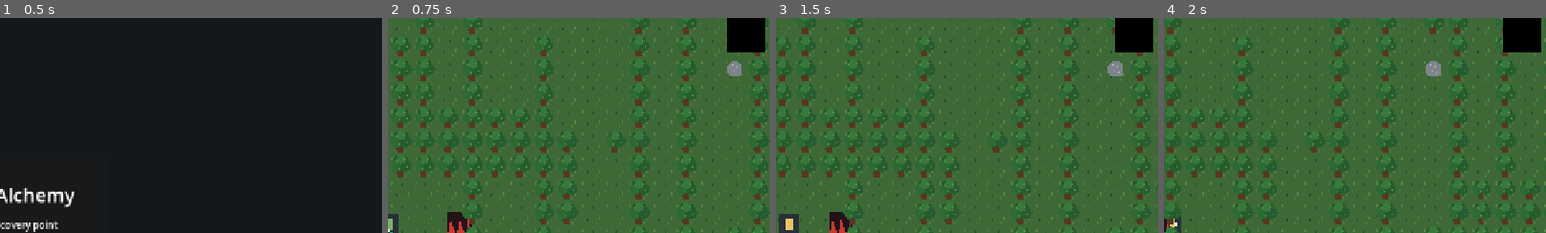
Above: before the commit, frames 1-4 (left to right).
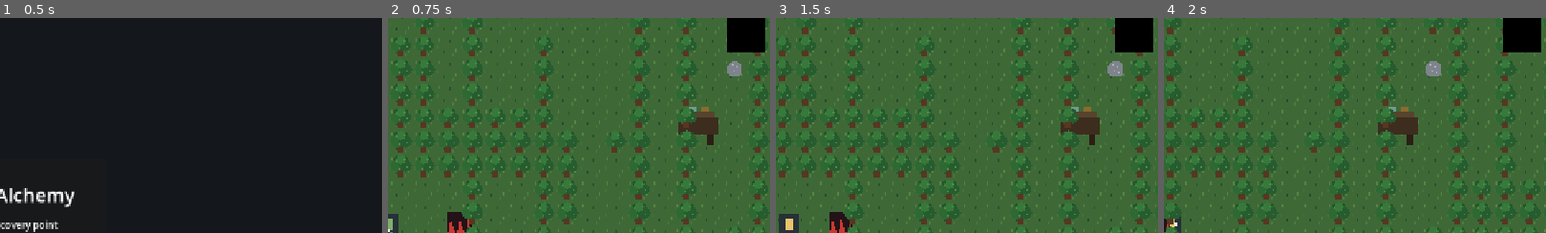
Above: after the commit, the same moments.

Repository: Maddiplomat/Project-alchemy
Game: Godot game, scene res://scenes/MainMenu.tscn
The game is run twice, just before and just after one commit, with the same random seed, the same clock (stepped at 60 frames per second) and the same inputs.
Inputs (mouse positions are % of the whole screen's width and height, from its top left):
- Up to frame 1 (0.5 s): no input
- Up to frame 2 (0.75 s): click "Start Run" at 0.5 s
- Up to frame 3 (1.5 s): tap Enter at 1.25 s; move the mouse to (72, 45) at 1.27 s; hold D (move_right) from 1.28 s (still down); hold E (interact) from 1.28 s (still down); click (72, 45) at 1.42 s
- Up to frame 4 (2 s): keep holding D (move_right); keep holding E (interact)
The pictures show only the part of the screen within x 50-100%, y 2-52%; the shares and areas given below are measured in that part.

Frame 1 is identical in both runs. In frame 2, 0.9% of the frame differs, in the area x 76-87%, y 41-60%; in frame 3, 0.9%; in frame 4, 0.9%.

Commit message:
Add chem bench prototype shell

Diff:
--- /dev/null
+++ b/scenes/ChemBench.tscn
@@ -0,0 +1,32 @@
+[gd_scene load_steps=4 format=4]
+
+[ext_resource type="Script" path="res://scripts/ChemBench.gd" id="1_chem1"]
+
+[sub_resource type="RectangleShape2D" id="RectangleShape2D_solid"]
+size = Vector2(24, 20)
+
+[sub_resource type="RectangleShape2D" id="RectangleShape2D_interaction"]
+size = Vector2(56, 56)
+
+[node name="ChemBench" type="StaticBody2D"]
+script = ExtResource("1_chem1")
+
+[node name="Sprite2D" type="Sprite2D" parent="."]
+texture_filter = 1
+
+[node name="CollisionShape2D" type="CollisionShape2D" parent="."]
+shape = SubResource("RectangleShape2D_solid")
+
+[node name="InteractionArea" type="Area2D" parent="."]
+
+[node name="CollisionShape2D" type="CollisionShape2D" parent="InteractionArea"]
+shape = SubResource("RectangleShape2D_interaction")
+
+[node name="PromptLabel" type="Label" parent="."]
+visible = false
+offset_left = -90.0
+offset_top = -46.0
+offset_right = 90.0
+offset_bottom = -8.0
+text = "Press E to use ChemBench"
+horizontal_alignment = 1
--- /dev/null
+++ b/scenes/UI/ChemBenchUI.tscn
@@ -0,0 +1,290 @@
+[gd_scene load_steps=2 format=3]
+
+[ext_resource type="Script" path="res://scripts/ChemBenchUI.gd" id="1_cbui1"]
+
+[node name="ChemBenchUI" type="CanvasLayer"]
+layer = 11
+script = ExtResource("1_cbui1")
+
+[node name="Root" type="Control" parent="."]
+visible = false
+layout_mode = 3
+anchors_preset = 15
+anchor_right = 1.0
+anchor_bottom = 1.0
+grow_horizontal = 2
+grow_vertical = 2
+mouse_filter = 2
+
+[node name="Backdrop" type="ColorRect" parent="Root"]
+layout_mode = 1
+anchors_preset = 15
+anchor_right = 1.0
+anchor_bottom = 1.0
+grow_horizontal = 2
+grow_vertical = 2
+mouse_filter = 2
+color = Color(0, 0, 0, 0.36)
+
+[node name="PanelContainer" type="PanelContainer" parent="Root"]
+custom_minimum_size = Vector2(920, 336)
+layout_mode = 1
+anchors_preset = 8
+anchor_left = 0.5
+anchor_top = 0.5
+anchor_right = 0.5
+anchor_bottom = 0.5
+offset_left = -460.0
+offset_top = -168.0
+offset_right = 460.0
+offset_bottom = 168.0
+grow_horizontal = 2
+grow_vertical = 2
+
+[node name="MarginContainer" type="MarginContainer" parent="Root/PanelContainer"]
+layout_mode = 2
+theme_override_constants/margin_left = 18
+theme_override_constants/margin_top = 18
+theme_override_constants/margin_right = 18
+theme_override_constants/margin_bottom = 18
+
+[node name="VBoxContainer" type="VBoxContainer" parent="Root/PanelContainer/MarginContainer"]
+layout_mode = 2
+theme_override_constants/separation = 14
+
+[node name="HeaderRow" type="HBoxContainer" parent="Root/PanelContainer/MarginContainer/VBoxContainer"]
+layout_mode = 2
+theme_override_constants/separation = 8
+
+[node name="TitleLabel" type="Label" parent="Root/PanelContainer/MarginContainer/VBoxContainer/HeaderRow"]
+layout_mode = 2
+theme_override_font_sizes/font_size = 22
+text = "ChemBench Prototype4"
+
+[node name="Spacer" type="Control" parent="Root/PanelContainer/MarginContainer/VBoxContainer/HeaderRow"]
+layout_mode = 2
+size_flags_horizontal = 3
+
+[node name="StatusLabel" type="Label" parent="Root/PanelContainer/MarginContainer/VBoxContainer/HeaderRow"]
+layout_mode = 2
+text = "Prototype4 Shell"
+
+[node name="SummaryLabel" type="Label" parent="Root/PanelContainer/MarginContainer/VBoxContainer"]
+layout_mode = 2
+text = "A darker bench for controlled reagent work. Prototype4 only exposes the Rust Bolt line; later channels remain mechanically locked."
+autowrap_mode = 3
+
+[node name="RecipePlate" type="PanelContainer" parent="Root/PanelContainer/MarginContainer/VBoxContainer"]
+layout_mode = 2
+
+[node name="RecipeLabel" type="Label" parent="Root/PanelContainer/MarginContainer/VBoxContainer/RecipePlate"]
+layout_mode = 2
+text = "ACTIVE RECIPE: Rust Bolt"
+horizontal_alignment = 1
+
+[node name="HSeparator" type="HSeparator" parent="Root/PanelContainer/MarginContainer/VBoxContainer"]
+layout_mode = 2
+
+[node name="InstrumentRow" type="HBoxContainer" parent="Root/PanelContainer/MarginContainer/VBoxContainer"]
+layout_mode = 2
+size_flags_vertical = 3
+theme_override_constants/separation = 14
+
+[node name="InputVialA" type="PanelContainer" parent="Root/PanelContainer/MarginContainer/VBoxContainer/InstrumentRow"]
+custom_minimum_size = Vector2(150, 180)
+layout_mode = 2
+size_flags_vertical = 3
+
+[node name="MarginContainer" type="MarginContainer" parent="Root/PanelContainer/MarginContainer/VBoxContainer/InstrumentRow/InputVialA"]
+layout_mode = 2
+theme_override_constants/margin_left = 10
+theme_override_constants/margin_top = 10
+theme_override_constants/margin_right = 10
+theme_override_constants/margin_bottom = 10
+
+[node name="VBoxContainer" type="VBoxContainer" parent="Root/PanelContainer/MarginContainer/VBoxContainer/InstrumentRow/InputVialA/MarginContainer"]
+layout_mode = 2
+theme_override_constants/separation = 8
+
+[node name="SlotTitleLabel" type="Label" parent="Root/PanelContainer/MarginContainer/VBoxContainer/InstrumentRow/InputVialA/MarginContainer/VBoxContainer"]
+layout_mode = 2
+theme_override_font_sizes/font_size = 13
+text = "INPUT VIAL A"
+horizontal_alignment = 1
+
+[node name="VialVisual" type="Panel" parent="Root/PanelContainer/MarginContainer/VBoxContainer/InstrumentRow/InputVialA/MarginContainer/VBoxContainer"]
+custom_minimum_size = Vector2(0, 108)
+layout_mode = 2
+
+[node name="ItemNameLabel" type="Label" parent="Root/PanelContainer/MarginContainer/VBoxContainer/InstrumentRow/InputVialA/MarginContainer/VBoxContainer"]
+layout_mode = 2
+text = "Iron filings"
+horizontal_alignment = 1
+
+[node name="InputVialB" type="PanelContainer" parent="Root/PanelContainer/MarginContainer/VBoxContainer/InstrumentRow"]
+custom_minimum_size = Vector2(150, 180)
+layout_mode = 2
+size_flags_vertical = 3
+
+[node name="MarginContainer" type="MarginContainer" parent="Root/PanelContainer/MarginContainer/VBoxContainer/InstrumentRow/InputVialB"]
+layout_mode = 2
+theme_override_constants/margin_left = 10
+theme_override_constants/margin_top = 10
+theme_override_constants/margin_right = 10
+theme_override_constants/margin_bottom = 10
+
+[node name="VBoxContainer" type="VBoxContainer" parent="Root/PanelContainer/MarginContainer/VBoxContainer/InstrumentRow/InputVialB/MarginContainer"]
+layout_mode = 2
+theme_override_constants/separation = 8
+
+[node name="SlotTitleLabel" type="Label" parent="Root/PanelContainer/MarginContainer/VBoxContainer/InstrumentRow/InputVialB/MarginContainer/VBoxContainer"]
+layout_mode = 2
+theme_override_font_sizes/font_size = 13
+text = "INPUT VIAL B"
+horizontal_alignment = 1
+
+[node name="VialVisual" type="Panel" parent="Root/PanelContainer/MarginContainer/VBoxContainer/InstrumentRow/InputVialB/MarginContainer/VBoxContainer"]
+custom_minimum_size = Vector2(0, 108)
+layout_mode = 2
+
+[node name="ItemNameLabel" type="Label" parent="Root/PanelContainer/MarginContainer/VBoxContainer/InstrumentRow/InputVialB/MarginContainer/VBoxContainer"]
+layout_mode = 2
+text = "Oxide wash"
+horizontal_alignment = 1
+
+[node name="ControlColumn" type="PanelContainer" parent="Root/PanelContainer/MarginContainer/VBoxContainer/InstrumentRow"]
+custom_minimum_size = Vector2(250, 180)
+layout_mode = 2
+size_flags_horizontal = 3
+size_flags_vertical = 3
+
+[node name="MarginContainer" type="MarginContainer" parent="Root/PanelContainer/MarginContainer/VBoxContainer/InstrumentRow/ControlColumn"]
+layout_mode = 2
+theme_override_constants/margin_left = 12
+theme_override_constants/margin_top = 12
+theme_override_constants/margin_right = 12
+theme_override_constants/margin_bottom = 12
+
+[node name="VBoxContainer" type="VBoxContainer" parent="Root/PanelContainer/MarginContainer/VBoxContainer/InstrumentRow/ControlColumn/MarginContainer"]
+layout_mode = 2
+size_flags_vertical = 3
+theme_override_constants/separation = 10
+
+[node name="ActionLabel" type="Label" parent="Root/PanelContainer/MarginContainer/VBoxContainer/InstrumentRow/ControlColumn/MarginContainer/VBoxContainer"]
+layout_mode = 2
+theme_override_font_sizes/font_size = 14
+text = "RATIO CONTROL"
+horizontal_alignment = 1
+
+[node name="RatioSlider" type="HSlider" parent="Root/PanelContainer/MarginContainer/VBoxContainer/InstrumentRow/ControlColumn/MarginContainer/VBoxContainer"]
+layout_mode = 2
+min_value = 1.0
+max_value = 5.0
+step = 1.0
+value = 2.0
+
+[node name="RatioValueLabel" type="Label" parent="Root/PanelContainer/MarginContainer/VBoxContainer/InstrumentRow/ControlColumn/MarginContainer/VBoxContainer"]
+layout_mode = 2
+text = "Reagent Ratio: 2 / 5"
+horizontal_alignment = 1
+
+[node name="SpacerTop" type="Control" parent="Root/PanelContainer/MarginContainer/VBoxContainer/InstrumentRow/ControlColumn/MarginContainer/VBoxContainer"]
+layout_mode = 2
+size_flags_vertical = 3
+
+[node name="ReactButton" type="Button" parent="Root/PanelContainer/MarginContainer/VBoxContainer/InstrumentRow/ControlColumn/MarginContainer/VBoxContainer"]
+custom_minimum_size = Vector2(0, 40)
+layout_mode = 2
+text = "React"
+
+[node name="ActionHintLabel" type="Label" parent="Root/PanelContainer/MarginContainer/VBoxContainer/InstrumentRow/ControlColumn/MarginContainer/VBoxContainer"]
+layout_mode = 2
+text = "Prototype4 shell only. Rust Bolt is the only live channel."
+horizontal_alignment = 1
+autowrap_mode = 3
+
+[node name="OutputFlask" type="PanelContainer" parent="Root/PanelContainer/MarginContainer/VBoxContainer/InstrumentRow"]
+custom_minimum_size = Vector2(150, 180)
+layout_mode = 2
+size_flags_vertical = 3
+
+[node name="MarginContainer" type="MarginContainer" parent="Root/PanelContainer/MarginContainer/VBoxContainer/InstrumentRow/OutputFlask"]
+layout_mode = 2
+theme_override_constants/margin_left = 10
+theme_override_constants/margin_top = 10
+theme_override_constants/margin_right = 10
+theme_override_constants/margin_bottom = 10
+
+[node name="VBoxContainer" type="VBoxContainer" parent="Root/PanelContainer/MarginContainer/VBoxContainer/InstrumentRow/OutputFlask/MarginContainer"]
+layout_mode = 2
+theme_override_constants/separation = 8
+
+[node name="SlotTitleLabel" type="Label" parent="Root/PanelContainer/MarginContainer/VBoxContainer/InstrumentRow/OutputFlask/MarginContainer/VBoxContainer"]
+layout_mode = 2
+theme_override_font_sizes/font_size = 13
+text = "OUTPUT FLASK"
+horizontal_alignment = 1
+
+[node name="FlaskVisual" type="Panel" parent="Root/PanelContainer/MarginContainer/VBoxContainer/InstrumentRow/OutputFlask/MarginContainer/VBoxContainer"]
+custom_minimum_size = Vector2(0, 108)
+layout_mode = 2
+
+[node name="ItemNameLabel" type="Label" parent="Root/PanelContainer/MarginContainer/VBoxContainer/InstrumentRow/OutputFlask/MarginContainer/VBoxContainer"]
+layout_mode = 2
+text = "Rust Bolt"
+horizontal_alignment = 1
+
+[node name="LockedRack" type="PanelContainer" parent="Root/PanelContainer/MarginContainer/VBoxContainer/InstrumentRow"]
+custom_minimum_size = Vector2(170, 180)
+layout_mode = 2
+size_flags_vertical = 3
+
+[node name="MarginContainer" type="MarginContainer" parent="Root/PanelContainer/MarginContainer/VBoxContainer/InstrumentRow/LockedRack"]
+layout_mode = 2
+theme_override_constants/margin_left = 10
+theme_override_constants/margin_top = 10
+theme_override_constants/margin_right = 10
+theme_override_constants/margin_bottom = 10
+
+[node name="VBoxContainer" type="VBoxContainer" parent="Root/PanelContainer/MarginContainer/VBoxContainer/InstrumentRow/LockedRack/MarginContainer"]
+layout_mode = 2
+theme_override_constants/separation = 8
+
+[node name="SlotTitleLabel" type="Label" parent="Root/PanelContainer/MarginContainer/VBoxContainer/InstrumentRow/LockedRack/MarginContainer/VBoxContainer"]
+layout_mode = 2
+theme_override_font_sizes/font_size = 13
+text = "PROTOTYPE5 CHANNELS"
+horizontal_alignment = 1
+
+[node name="LockedSlotA" type="PanelContainer" parent="Root/PanelContainer/MarginContainer/VBoxContainer/InstrumentRow/LockedRack/MarginContainer/VBoxContainer"]
+custom_minimum_size = Vector2(0, 48)
+layout_mode = 2
+
+[node name="LockLabel" type="Label" parent="Root/PanelContainer/MarginContainer/VBoxContainer/InstrumentRow/LockedRack/MarginContainer/VBoxContainer/LockedSlotA"]
+layout_mode = 2
+text = "LOCK  Catalyst vial"
+horizontal_alignment = 1
+vertical_alignment = 1
+
+[node name="LockedSlotB" type="PanelContainer" parent="Root/PanelContainer/MarginContainer/VBoxContainer/InstrumentRow/LockedRack/MarginContainer/VBoxContainer"]
+custom_minimum_size = Vector2(0, 48)
+layout_mode = 2
+
+[node name="LockLabel" type="Label" parent="Root/PanelContainer/MarginContainer/VBoxContainer/InstrumentRow/LockedRack/MarginContainer/VBoxContainer/LockedSlotB"]
+layout_mode = 2
+text = "LOCK  Auxiliary flask"
+horizontal_alignment = 1
+vertical_alignment = 1
+
+[node name="FooterRow" type="HBoxContainer" parent="Root/PanelContainer/MarginContainer/VBoxContainer"]
+layout_mode = 2
+theme_override_constants/separation = 10
+
+[node name="FooterLabel" type="Label" parent="Root/PanelContainer/MarginContainer/VBoxContainer/FooterRow"]
+layout_mode = 2
+size_flags_horizontal = 3
+text = "Other recipe channels remain locked until Prototype5."
+
+[node name="CloseButton" type="Button" parent="Root/PanelContainer/MarginContainer/VBoxContainer/FooterRow"]
+layout_mode = 2
+text = "Close"
--- a/scenes/World.tscn
+++ b/scenes/World.tscn
@@ -8,6 +8,7 @@
 [ext_resource type="PackedScene" path="res://scenes/TestHazard.tscn" id="6_30o7v"]
 [ext_resource type="PackedScene" path="res://scenes/Furnace.tscn" id="7_ot3xq"]
 [ext_resource type="PackedScene" path="res://scenes/CharcoalPileProp.tscn" id="8_cp1v9"]
+[ext_resource type="PackedScene" path="res://scenes/ChemBench.tscn" id="9_cbnch"]
 
 [node name="World" type="Node2D" unique_id=1488050509]
 script = ExtResource("2_nvi4h")
@@ -43,6 +44,9 @@
 [node name="CharcoalPileProp" parent="." instance=ExtResource("8_cp1v9")]
 position = Vector2(490, 518)
 
+[node name="ChemBench" parent="." instance=ExtResource("9_cbnch")]
+position = Vector2(720, 448)
+
 [node name="HUD" parent="." unique_id=1866474338 instance=ExtResource("4_hud")]
 
 [node name="InventoryGrid" parent="." unique_id=771886120 instance=ExtResource("5_1lgw5")]
--- /dev/null
+++ b/scenes/dev/ChemBenchInteractionRangeTest.tscn
@@ -0,0 +1,6 @@
+[gd_scene load_steps=2 format=3]
+
+[ext_resource type="Script" path="res://scripts/dev/ChemBenchInteractionRangeTest.gd" id="1_cbtest"]
+
+[node name="ChemBenchInteractionRangeTest" type="Node2D"]
+script = ExtResource("1_cbtest")
--- /dev/null
+++ b/scripts/ChemBench.gd
@@ -0,0 +1,159 @@
+extends StaticBody2D
+
+const CHEM_BENCH_UI_SCENE := preload("res://scenes/UI/ChemBenchUI.tscn")
+
+signal player_entered_range
+signal player_exited_range
+signal interaction_started
+signal interaction_ended
+
+@onready var sprite: Sprite2D = $Sprite2D
+@onready var interaction_area: Area2D = $InteractionArea
+@onready var prompt_label: Label = $PromptLabel
+
+var _player_in_range := false
+var _is_interacting := false
+var _interact_locked_until_release := false
+var _player: Node = null
+var _chem_bench_ui
+
+
+func _ready() -> void:
+	sprite.texture = _build_placeholder_texture()
+	_apply_visual_identity()
+	call_deferred("_ensure_ui")
+	interaction_area.body_entered.connect(_on_body_entered)
+	interaction_area.body_exited.connect(_on_body_exited)
+	_hide_prompt()
+
+
+func _process(_delta: float) -> void:
+	if _interact_locked_until_release:
+		if not Input.is_action_pressed("interact"):
+			_interact_locked_until_release = false
+		return
+
+	if _player_in_range and not _is_interacting and Input.is_action_just_pressed("interact"):
+		_start_interaction()
+
+
+func open_ui() -> void:
+	_is_interacting = true
+	_interact_locked_until_release = true
+	_show_prompt(false)
+	if is_instance_valid(_player) and _player.has_method("pause_input"):
+		_player.pause_input()
+	_ensure_ui()
+	if _chem_bench_ui != null:
+		if _chem_bench_ui.has_method("bind_chem_bench"):
+			_chem_bench_ui.bind_chem_bench(self)
+		_chem_bench_ui.open_ui()
+	interaction_started.emit()
+
+
+func close_ui() -> void:
+	if not _is_interacting:
+		return
+
+	_is_interacting = false
+	_interact_locked_until_release = true
+	_show_prompt(_player_in_range)
+	if _chem_bench_ui != null:
+		_chem_bench_ui.close_ui()
+	if is_instance_valid(_player) and _player.has_method("resume_input"):
+		_player.resume_input()
+	interaction_ended.emit()
+
+
+func get_active_recipe() -> Dictionary:
+	return {
+		&"recipe_id": &"rust_bolt",
+		&"display_name": "Rust Bolt",
+		&"summary": "Oxidized iron shavings compacted into a sacrificial fastener.",
+	}
+
+
+func _start_interaction() -> void:
+	open_ui()
+
+
+func _on_body_entered(body: Node) -> void:
+	if body.name == "Player" and body is CharacterBody2D:
+		_player = body
+		_player_in_range = true
+		if not _is_interacting:
+			_show_prompt(true)
+		player_entered_range.emit()
+
+
+func _on_body_exited(body: Node) -> void:
+	if body.name == "Player":
+		if body == _player:
+			_player = null
+		_player_in_range = false
+		_hide_prompt()
+		player_exited_range.emit()
+
+
+func _show_prompt(should_show: bool) -> void:
+	if prompt_label != null:
+		prompt_label.visible = should_show
+
+
+func _hide_prompt() -> void:
+	if prompt_label != null:
+		prompt_label.visible = false
+
+
+func _ensure_ui() -> void:
+	if _chem_bench_ui != null:
+		return
+
+	var current_scene := get_tree().current_scene
+	if current_scene == null:
+		return
+
+	var ui_parent := current_scene.find_child("HUD", true, false)
+	if ui_parent == null:
+		ui_parent = current_scene
+
+	_chem_bench_ui = CHEM_BENCH_UI_SCENE.instantiate()
+	ui_parent.add_child(_chem_bench_ui)
+	_chem_bench_ui.ui_closed.connect(_on_ui_closed)
+	if _chem_bench_ui.has_method("bind_chem_bench"):
+		_chem_bench_ui.bind_chem_bench(self)
+
+
+func _on_ui_closed() -> void:
+	close_ui()
+
+
+func _apply_visual_identity() -> void:
+	sprite.offset = Vector2(0.0, -4.0)
+
+
+func _build_placeholder_texture() -> Texture2D:
+	var image := Image.create(32, 32, false, Image.FORMAT_RGBA8)
+	image.fill(Color(0, 0, 0, 0))
+
+	for y in range(12, 24):
+		for x in range(3, 29):
+			image.set_pixel(x, y, Color(0.24, 0.18, 0.12, 1.0))
+
+	for y in range(8, 13):
+		for x in range(5, 27):
+			image.set_pixel(x, y, Color(0.34, 0.27, 0.18, 1.0))
+
+	for y in range(5, 8):
+		for x in range(10, 15):
+			image.set_pixel(x, y, Color(0.45, 0.62, 0.58, 0.95))
+		for x in range(18, 23):
+			image.set_pixel(x, y, Color(0.56, 0.42, 0.18, 0.95))
+
+	for y in range(24, 31):
+		for x in range(6, 10):
+			image.set_pixel(x, y, Color(0.18, 0.12, 0.08, 1.0))
+		for x in range(22, 26):
+			image.set_pixel(x, y, Color(0.18, 0.12, 0.08, 1.0))
+
+	return ImageTexture.create_from_image(image)
--- /dev/null
+++ b/scripts/ChemBenchUI.gd
@@ -0,0 +1,106 @@
+extends CanvasLayer
+
+signal ui_closed
+
+@onready var root: Control = $Root
+@onready var backdrop: ColorRect = $Root/Backdrop
+@onready var panel: PanelContainer = $Root/PanelContainer
+@onready var title_label: Label = $Root/PanelContainer/MarginContainer/VBoxContainer/HeaderRow/TitleLabel
+@onready var summary_label: Label = $Root/PanelContainer/MarginContainer/VBoxContainer/SummaryLabel
+@onready var recipe_label: Label = $Root/PanelContainer/MarginContainer/VBoxContainer/RecipePlate/RecipeLabel
+@onready var ratio_slider: HSlider = $Root/PanelContainer/MarginContainer/VBoxContainer/InstrumentRow/ControlColumn/MarginContainer/VBoxContainer/RatioSlider
+@onready var ratio_value_label: Label = $Root/PanelContainer/MarginContainer/VBoxContainer/InstrumentRow/ControlColumn/MarginContainer/VBoxContainer/RatioValueLabel
+@onready var react_button: Button = $Root/PanelContainer/MarginContainer/VBoxContainer/InstrumentRow/ControlColumn/MarginContainer/VBoxContainer/ReactButton
+@onready var close_button: Button = $Root/PanelContainer/MarginContainer/VBoxContainer/FooterRow/CloseButton
+
+var _chem_bench: Node = null
+
+
+func _ready() -> void:
+	visible = false
+	root.visible = false
+	_apply_theme()
+	_update_ratio_label(ratio_slider.value)
+	ratio_slider.value_changed.connect(_on_ratio_slider_changed)
+	react_button.pressed.connect(_on_react_button_pressed)
+	close_button.pressed.connect(_on_close_button_pressed)
+
+
+func _unhandled_input(event: InputEvent) -> void:
+	if not visible:
+		return
+	if event is InputEventKey and event.pressed and not event.echo and event.keycode == KEY_ESCAPE:
+		emit_signal("ui_closed")
+		get_viewport().set_input_as_handled()
+
+
+func bind_chem_bench(chem_bench: Node) -> void:
+	_chem_bench = chem_bench
+	if _chem_bench != null and _chem_bench.has_method("get_active_recipe"):
+		var recipe: Dictionary = _chem_bench.get_active_recipe()
+		recipe_label.text = "ACTIVE RECIPE: %s" % str(recipe.get(&"display_name", "Rust Bolt"))
+
+
+func open_ui() -> void:
+	visible = true
+	root.visible = true
+
+
+func close_ui() -> void:
+	root.visible = false
+	visible = false
+
+
+func _on_ratio_slider_changed(value: float) -> void:
+	_update_ratio_label(value)
+
+
+func _on_react_button_pressed() -> void:
+	react_button.text = "Rust Bolt Primed"
+
+
+func _on_close_button_pressed() -> void:
+	emit_signal("ui_closed")
+
+
+func _update_ratio_label(value: float) -> void:
+	ratio_value_label.text = "Reagent Ratio: %.0f / %.0f" % [value, ratio_slider.max_value]
+
+
+func _apply_theme() -> void:
+	backdrop.color = Color(0.01, 0.02, 0.03, 0.54)
+
+	var panel_style := StyleBoxFlat.new()
+	panel_style.bg_color = Color(0.08, 0.09, 0.10, 0.97)
+	panel_style.border_color = Color(0.42, 0.35, 0.21, 1.0)
+	panel_style.border_width_left = 2
+	panel_style.border_width_right = 2
+	panel_style.border_width_top = 2
+	panel_style.border_width_bottom = 2
+	panel_style.corner_radius_top_left = 10
+	panel_style.corner_radius_top_right = 10
+	panel_style.corner_radius_bottom_left = 10
+	panel_style.corner_radius_bottom_right = 10
+	panel_style.shadow_color = Color(0, 0, 0, 0.6)
+	panel_style.shadow_size = 6
+	panel.add_theme_stylebox_override("panel", panel_style)
+
+	title_label.add_theme_color_override("font_color", Color(0.90, 0.82, 0.63, 1.0))
+	summary_label.add_theme_color_override("font_color", Color(0.70, 0.72, 0.68, 1.0))
+	recipe_label.add_theme_color_override("font_color", Color(0.82, 0.66, 0.34, 1.0))
+	ratio_value_label.add_theme_color_override("font_color", Color(0.76, 0.81, 0.76, 1.0))
+
+	var react_style := StyleBoxFlat.new()
+	react_style.bg_color = Color(0.34, 0.22, 0.12, 1.0)
+	react_style.border_color = Color(0.78, 0.55, 0.24, 1.0)
+	react_style.border_width_left = 1
+	react_style.border_width_right = 1
+	react_style.border_width_top = 1
+	react_style.border_width_bottom = 1
+	react_style.corner_radius_top_left = 6
+	react_style.corner_radius_top_right = 6
+	react_style.corner_radius_bottom_left = 6
+	react_style.corner_radius_bottom_right = 6
+	react_button.add_theme_stylebox_override("normal", react_style)
+	react_button.add_theme_stylebox_override("hover", react_style)
+	react_button.add_theme_stylebox_override("pressed", react_style)
--- /dev/null
+++ b/scripts/dev/ChemBenchInteractionRangeTest.gd
@@ -0,0 +1,65 @@
+extends Node2D
+
+const FurnaceScene = preload("res://scenes/Furnace.tscn")
+const ChemBenchScene = preload("res://scenes/ChemBench.tscn")
+const PlayerScene = preload("res://scenes/Player.tscn")
+
+var _failures := 0
+
+
+func _ready() -> void:
+	await _run_test()
+	get_tree().quit(1 if _failures > 0 else 0)
+
+
+func _run_test() -> void:
+	var player = PlayerScene.instantiate() as CharacterBody2D
+	add_child(player)
+
+	var furnace = FurnaceScene.instantiate()
+	add_child(furnace)
+
+	var chem_bench = ChemBenchScene.instantiate()
+	add_child(chem_bench)
+
+	await get_tree().process_frame
+	await get_tree().process_frame
+
+	var furnace_shape := furnace.get_node("InteractionArea/CollisionShape2D").shape as RectangleShape2D
+	var chem_bench_shape := chem_bench.get_node("InteractionArea/CollisionShape2D").shape as RectangleShape2D
+	var player_shape := player.get_node("CollisionShape2D").shape as RectangleShape2D
+
+	_assert(furnace_shape != null, "Expected Furnace interaction rectangle.")
+	_assert(chem_bench_shape != null, "Expected ChemBench interaction rectangle.")
+	_assert(player_shape != null, "Expected Player collision rectangle.")
+	if furnace_shape == null or chem_bench_shape == null or player_shape == null:
+		return
+
+	print(
+		"ChemBenchInteractionRangeTest sizes: furnace=%s chem_bench=%s player=%s"
+		% [furnace_shape.size, chem_bench_shape.size, player_shape.size]
+	)
+
+	_assert(furnace_shape.size == Vector2(48.0, 48.0), "Expected Furnace interaction size 48x48.")
+	_assert(chem_bench_shape.size == Vector2(56.0, 56.0), "Expected ChemBench interaction size 56x56.")
+
+	var furnace_trigger_x := furnace_shape.size.x * 0.5 + player_shape.size.x * 0.5
+	var chem_bench_trigger_x := chem_bench_shape.size.x * 0.5 + player_shape.size.x * 0.5
+	print(
+		"ChemBenchInteractionRangeTest trigger thresholds: furnace=%.1f chem_bench=%.1f"
+		% [furnace_trigger_x, chem_bench_trigger_x]
+	)
+
+	_assert(is_equal_approx(furnace_trigger_x, 28.0), "Expected Furnace center threshold of 28px with player collider.")
+	_assert(is_equal_approx(chem_bench_trigger_x, 32.0), "Expected ChemBench center threshold of 32px with player collider.")
+
+	if _failures == 0:
+		print("ChemBenchInteractionRangeTest passed.")
+
+
+func _assert(condition: bool, message: String) -> void:
+	if condition:
+		return
+
+	_failures += 1
+	push_error(message)
